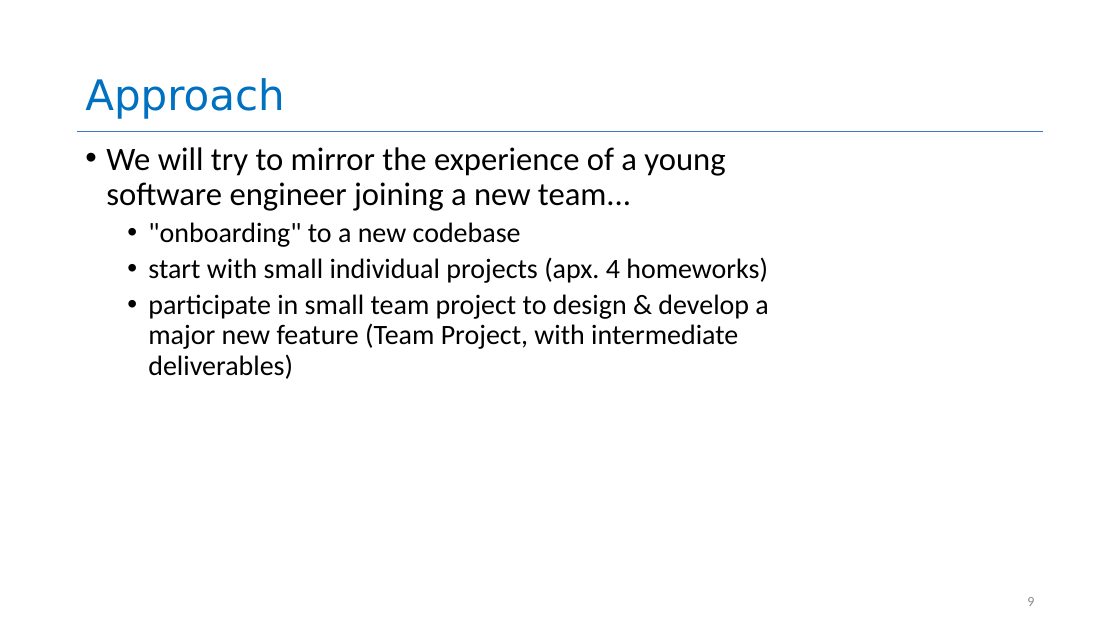
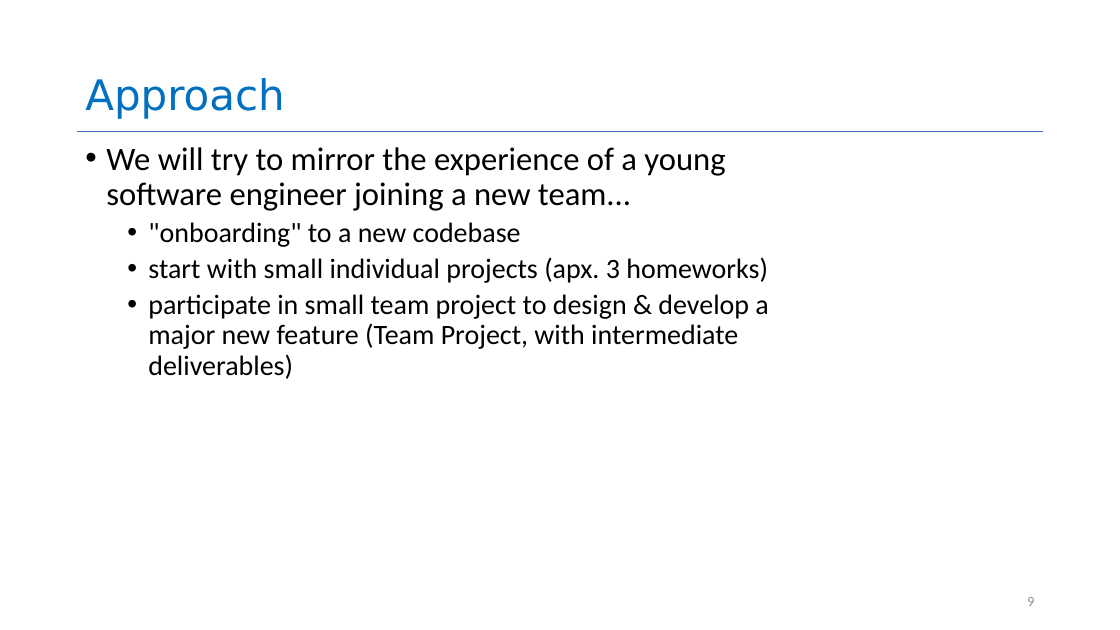
Before and after one commit to neu-se/CS4530-CS5500-Spring-2021, a slide deck: slide 9 of Slides/Lesson 1.1 Course Introduction.pptx. Drawn at 1120x630 pixels with LibreOffice and Linux fonts; fonts in the diff are those of the drawing. Boxes give left, top, right and bottom in pixels: in the first picture for what was removed or moved away, otherwise in the second. Text is boxed around its words. In the diff, an @@ line names an element or a change of style, - is before the commit and + after.

Commit message:
fixed two typos in L1.1

```diff
--- a/Slides/Lesson 1.1 Course Introduction.pptx
+++ b/Slides/Lesson 1.1 Course Introduction.pptx
@@ text at (148, 257, 768, 283): text changed @@
-  • start with small individual projects (apx. 4 homeworks)
+  • start with small individual projects (apx. 3 homeworks)
```
Also in this commit, not shown: 8 other slides changed, 1 slide added.
